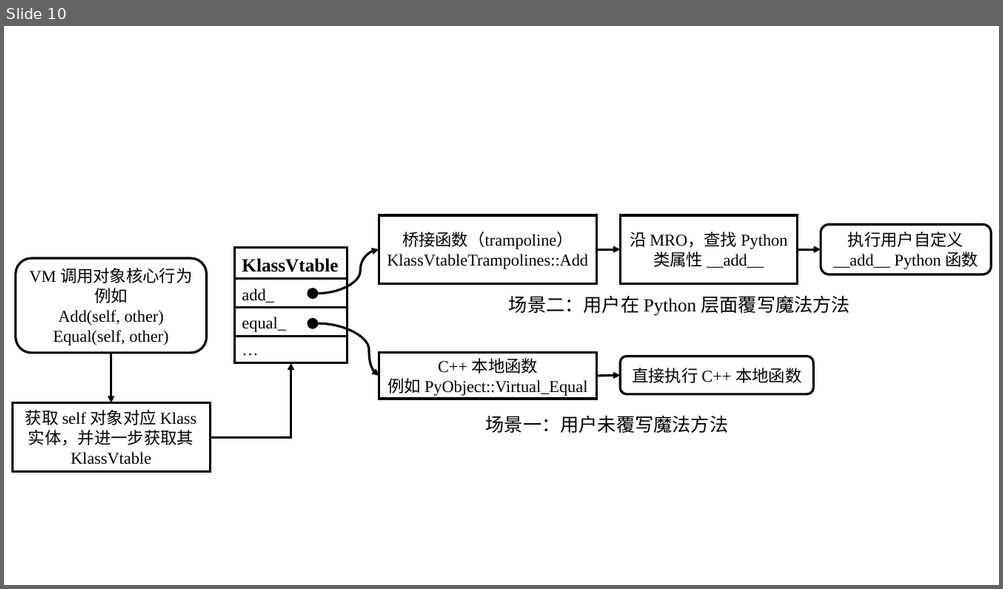
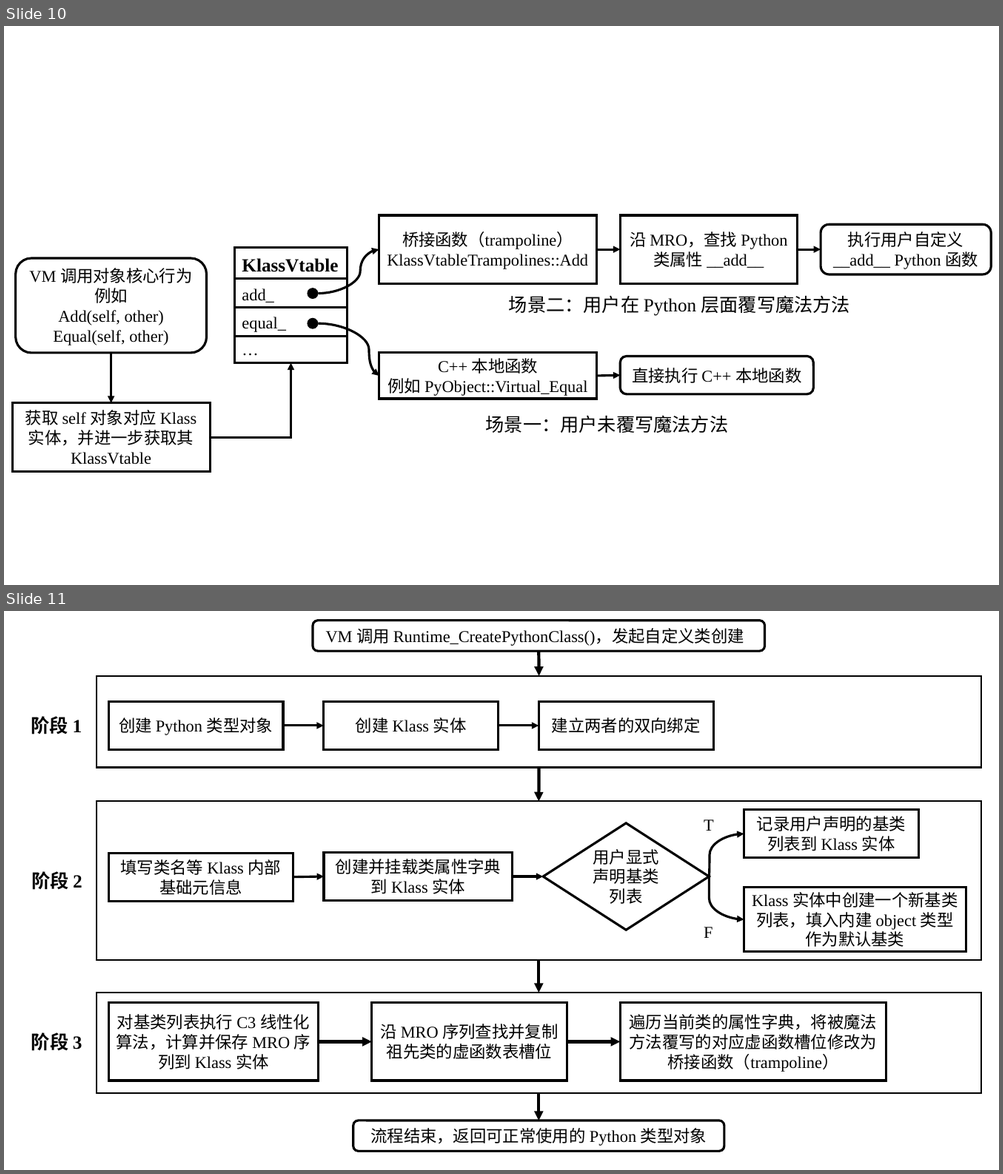
Before and after one commit to WU-SUNFLOWER/S.A.A.U.S.O, a slide deck: docs/thesis/pictures.pptx. Shown one above the other, each under a label of ours: slide 10 before the commit, slides 10 and 11 after it. The pictures are 1003x589 and 1003x1174 pixels, drawn with LibreOffice and Linux fonts; fonts in the diff are those of the drawing. Boxes give left, top, right and bottom in pixels: in the first picture for what was removed or moved away, otherwise in the second. Text is boxed around its words. In the diff, an @@ line names an element or a change of style, - is before the commit and + after.

Commit message:
补自定义类型创建过程插图

```diff
--- a/docs/thesis/pictures.pptx
+++ b/docs/thesis/pictures.pptx
@@ slide 11 added at [4, 611, 999, 1170], background #CAEACE @@
@@ rounded rectangle added at [313, 621, 765, 651], outline #000000 2.25 pt, 16 pt, text #000000 @@
+VM 调用 Runtime_CreatePythonClass()，发起自定义类创建
@@ arrow added from (539, 651) to (539, 676), #000000 3 pt @@
@@ text added at [31, 716, 82, 735], 18 pt, text #000000, bold @@
+阶段 1
@@ group added at [96, 676, 982, 768]: 4 rectangles, 2 arrows @@
+创建 Python 类型对象
+创建 Klass 实体
+建立两者的双向绑定
@@ arrow added from (539, 768) to (539, 801), #000000 3 pt @@
@@ group added at [96, 801, 982, 960]: 5 rectangles, 2 arrows, 1 diamond @@
+填写类名等 Klass 内部基础元信息
+创建并挂载类属性字典
+到 Klass 实体
+用户显式声明基类列表
+记录用户声明的基类列表到 Klass 实体
+Klass 实体中创建一个新基类列表，填入内建 object 类型作为默认基类
@@ text added at [703, 820, 714, 831], 16 pt, text #000000 @@
+T
@@ curved arrow added from (709, 877) to (744, 834), #000000 2.25 pt @@
@@ text added at [31, 871, 82, 890], 18 pt, text #000000, bold @@
+阶段 2
@@ curved arrow added from (709, 877) to (744, 920), #000000 2.25 pt @@
@@ text added at [703, 927, 712, 938], 16 pt, text #000000 @@
+F
@@ arrow added from (539, 960) to (539, 993), #000000 3 pt @@
@@ group added at [96, 993, 982, 1093]: 4 rectangles, 2 arrows @@
+对基类列表执行 C3 线性化算法，计算并保存 MRO 序列到 Klass 实体
+沿 MRO 序列查找并复制祖先类的虚函数表槽位
+遍历当前类的属性字典，将被魔法方法覆写的对应虚函数槽位修改为桥接函数（trampoline）
@@ text added at [31, 1033, 82, 1051], 18 pt, text #000000, bold @@
+阶段 3
@@ arrow added from (539, 1093) to (539, 1122), #000000 3 pt @@
@@ rounded rectangle added at [353, 1122, 724, 1152], outline #000000 2.25 pt, 16 pt, text #000000 @@
+流程结束，返回可正常使用的 Python 类型对象
```
Also in this commit, not shown: 2 other files.
